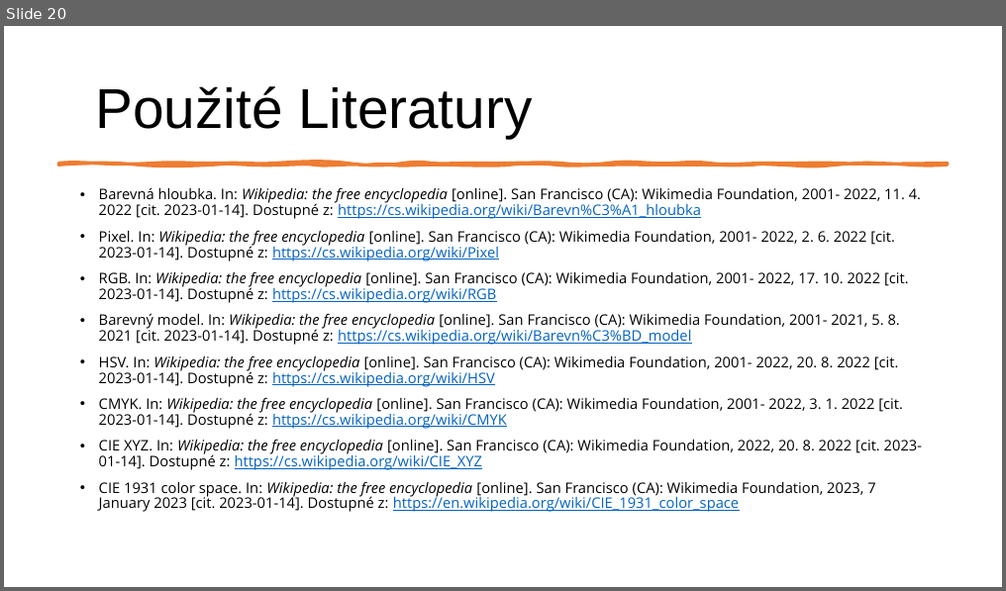
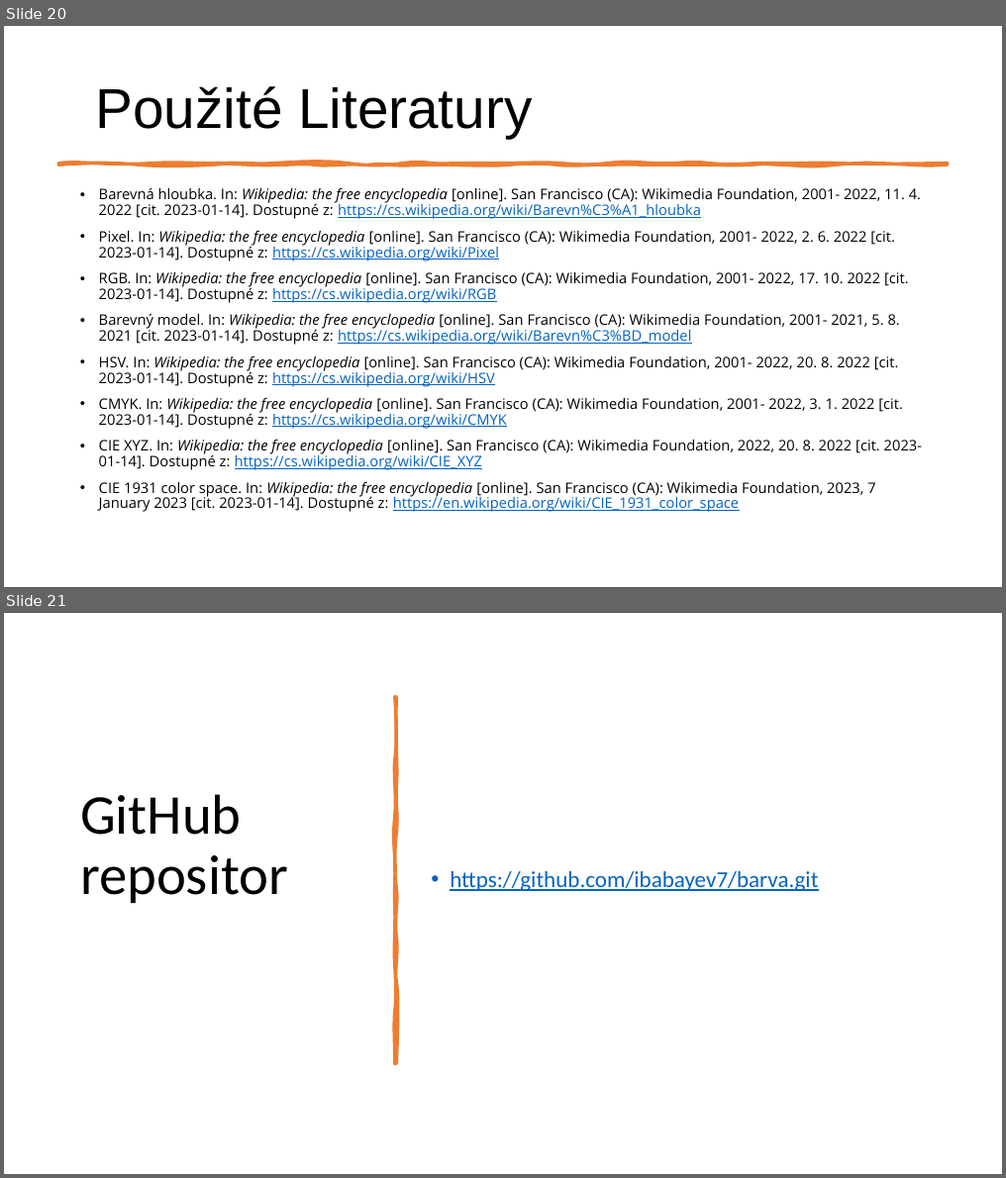
Before and after one commit to ibabayev7/barva, a slide deck: Presentation for IT.pptx. Shown one above the other, each under a label of ours: slide 20 before the commit, slides 20 and 21 after it. The pictures are 1006x591 and 1006x1178 pixels, drawn with LibreOffice and Linux fonts; fonts in the diff are those of the drawing. Boxes give left, top, right and bottom in pixels: in the first picture for what was removed or moved away, otherwise in the second. Text is boxed around its words. In the diff, an @@ line names an element or a change of style, - is before the commit and + after.

Commit message:
10 bir

```diff
--- a/Presentation for IT.pptx
+++ b/Presentation for IT.pptx
@@ slide 21 added at box(4, 613, 1002, 1174), background #FFFFFF @@
@@ freeform shape added at box(395, 697, 396, 1063), fill #ED7D31, outline #ED7D31 3.25 pt @@
@@ title added at box(80, 794, 288, 903), 54 pt, text #000000 @@
+GitHub repositor
@@ text added at box(450, 871, 818, 891), 22 pt, text #0563C1, underline @@
+• https://github.com/ibabayev7/barva.git
```
Also in this commit, not shown: 1 slide removed.
